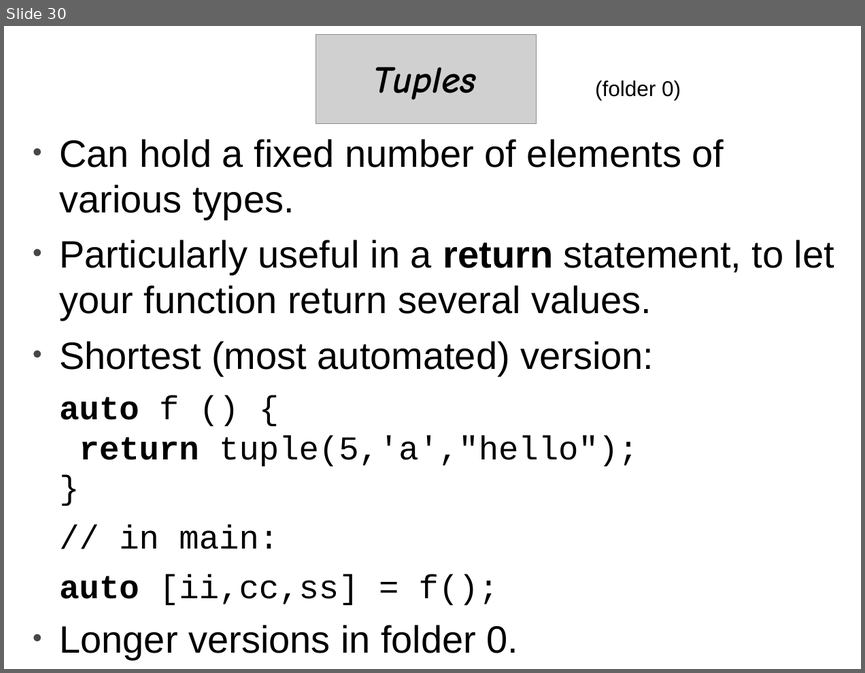
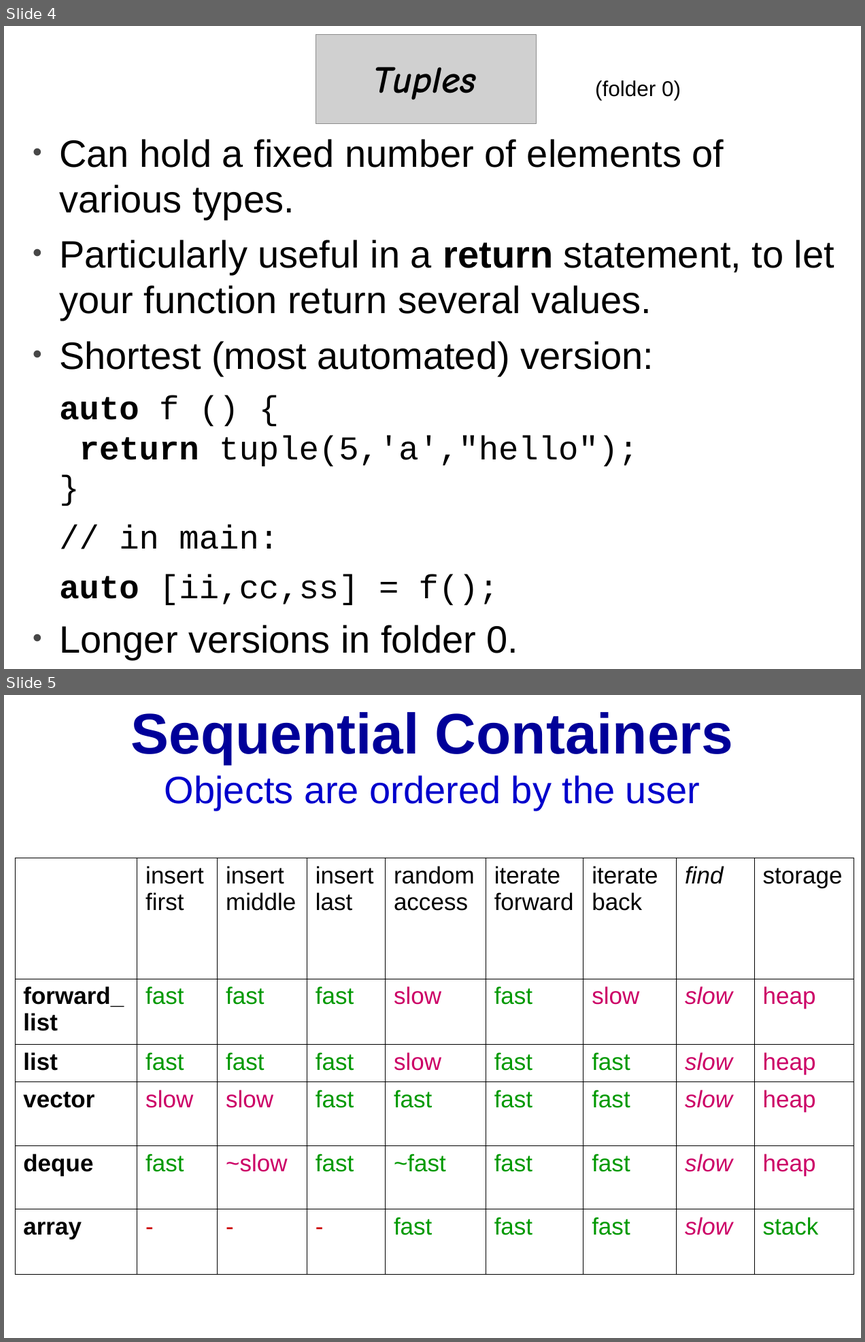
Before and after one commit to cpp-at-ariel/cpp-5780, a slide deck: 10-stl-containers/slides-containers.odp. Shown one above the other, each under a label of ours: slide 30 before the commit, slides 4 and 5 after it. The pictures are 865x673 and 865x1342 pixels, drawn with LibreOffice and Linux fonts; fonts in the diff are those of the drawing; grey boxes stand for pictures. Boxes give left, top, right and bottom in pixels: in the first picture for what was removed or moved away, otherwise in the second. Text is boxed around its words. In the diff, an @@ line names an element or a change of style, - is before the commit and + after.

Commit message:
containers slides

```diff
--- a/10-stl-containers/slides-containers.odp
+++ b/10-stl-containers/slides-containers.odp
@@ slide 5 added at (4, 695, 861, 1338), background #FFFFFF @@
@@ title added at (131, 712, 733, 810), 32 pt, text #0000CC @@
+Sequential Containers
+Objects are ordered by the user
@@ table added at (15, 858, 855, 1274), 6 rows, 9 columns @@
+ | insert first | insert middle | insert last | random access | iterate forward | iterate back | find | storage
+forward_ list | fast | fast | fast | slow | fast | slow | slow | heap
+list | fast | fast | fast | slow | fast | fast | slow | heap
+vector | slow | slow | fast | fast | fast | fast | slow | heap
+deque | fast | ~slow | fast | ~fast | fast | fast | slow | heap
+array | - | - | - | fast | fast | fast | slow | stack
@@ what was slide 30 is now slide 4 @@
```
Also in this commit, not shown: 6 slides changed, 4 other slides added, 3 slides removed, 1 other file.
